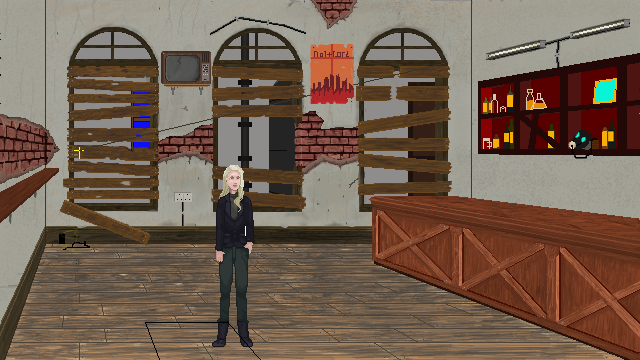
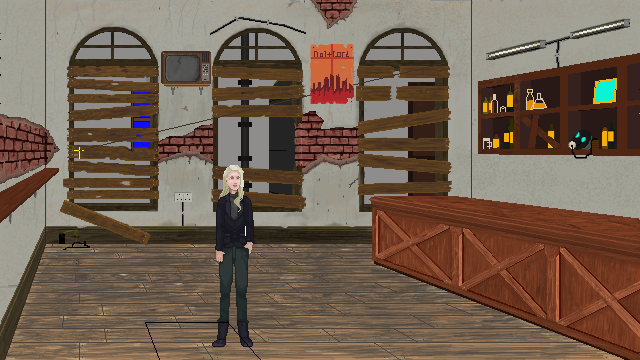
Two versions of the same layered image (640 x 360). Layer-by-layer changes:
painted on "flourescent light" over left=585, top=130, right=592, bottom=150
painted on "Cupboard" over left=477, top=53, right=640, bottom=156
